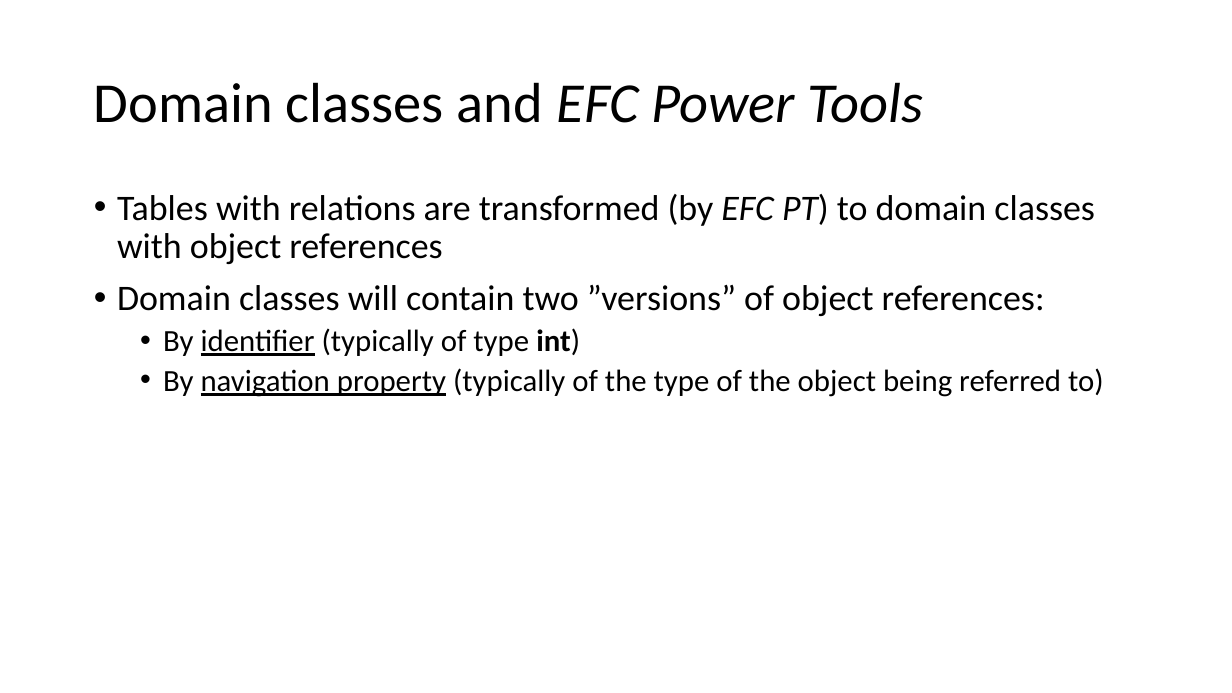
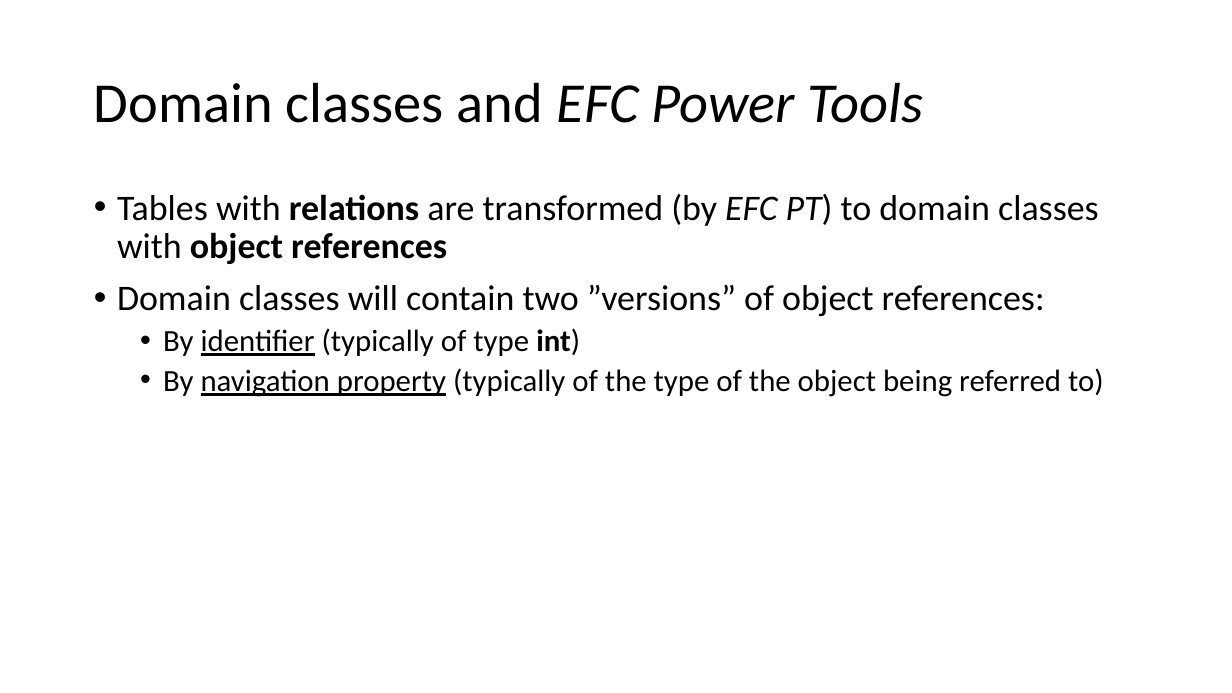
Before and after one commit to perslaursen/OOProg22, a slide deck: slide 10 of Chap/EFCore/Presentations/EFCoreEssentials.pptx. Drawn at 1232x693 pixels with LibreOffice and Linux fonts; fonts in the diff are those of the drawing. Boxes give left, top, right and bottom in pixels: in the first picture for what was removed or moved away, otherwise in the second. Text is boxed around its words. In the diff, an @@ line names an element or a change of style, - is before the commit and + after.

Commit message:
Updates to EFCore materials
Updates related to (the abandonment of) defining constructors for classes generated by EFC Power Tools.

```diff
--- a/Chap/EFCore/Presentations/EFCoreEssentials.pptx
+++ b/Chap/EFCore/Presentations/EFCoreEssentials.pptx
@@ text at (117, 194, 1099, 264): bold on in "relations object references" @@
```
Also in this commit, not shown: 13 other slides changed, 2 slides added, 1 slide removed, 12 other files.
